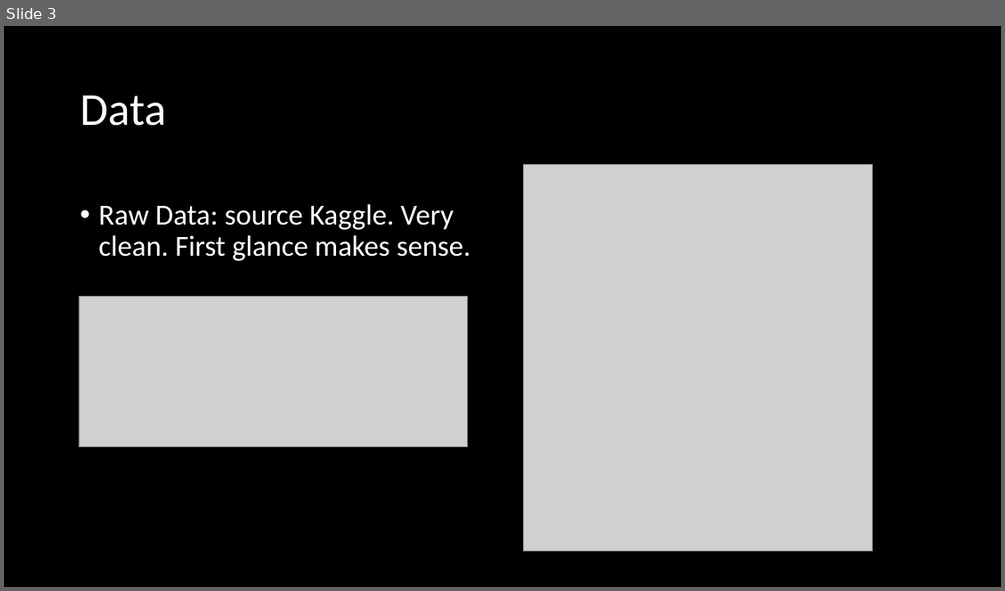
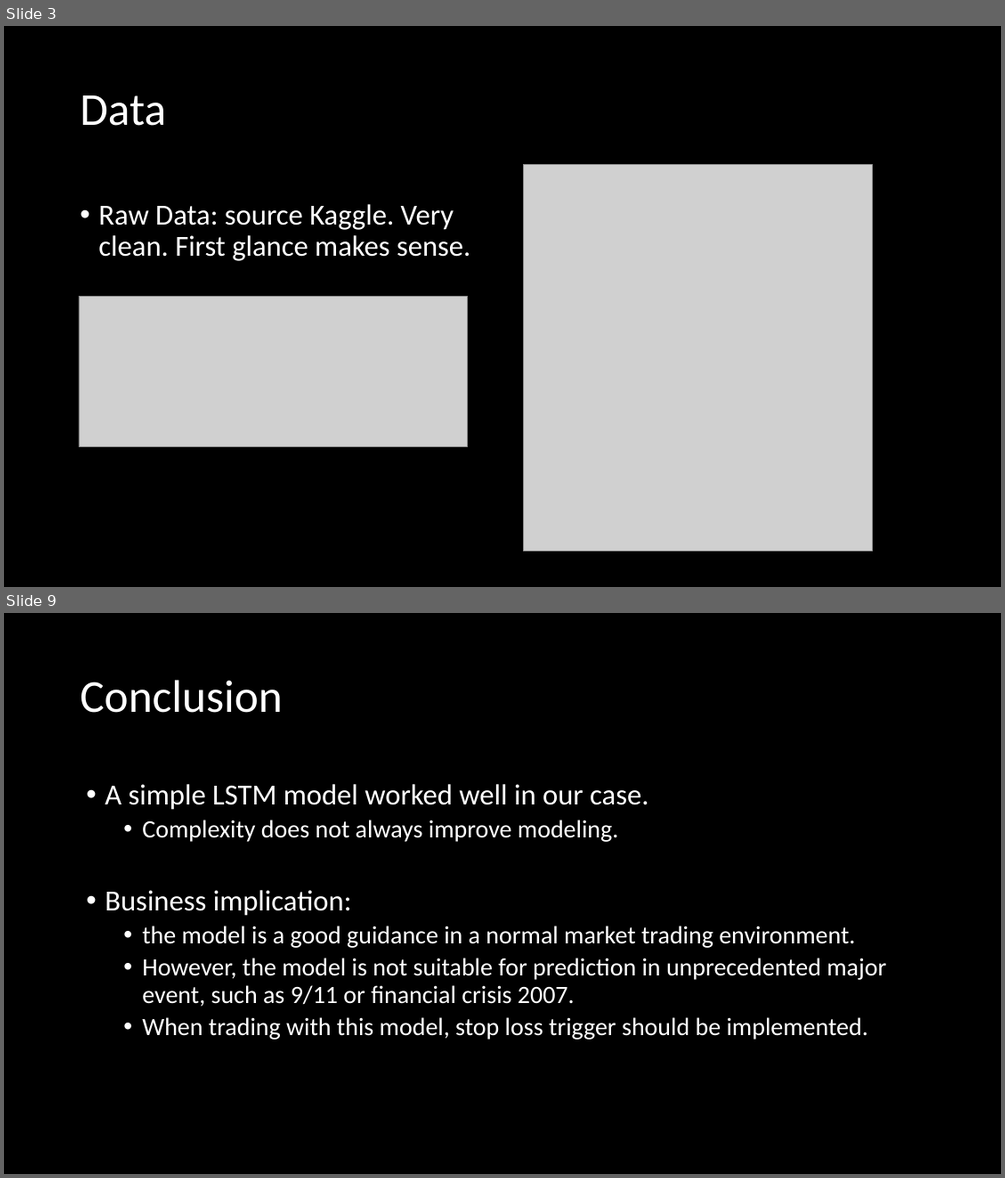
Before and after one commit to alexxlu/Project4, a slide deck: Stock Price prediction.pptx. Shown one above the other, each under a label of ours: slide 3 before the commit, slides 3 and 9 after it; the slides between them are not shown. The pictures are 1005x591 and 1005x1178 pixels, drawn with LibreOffice and Linux fonts; fonts in the diff are those of the drawing; grey boxes stand for pictures. Boxes give left, top, right and bottom in pixels: in the first picture for what was removed or moved away, otherwise in the second. Text is boxed around its words. In the diff, an @@ line names an element or a change of style, - is before the commit and + after.

```diff
--- a/Stock Price prediction.pptx
+++ b/Stock Price prediction.pptx
@@ slide 9 added at <box>4,613,1001,1174</box>, background #000000 @@
@@ title added at <box>80,680,283,713</box>, 44 pt, text #FFFFFF @@
+Conclusion
@@ text added at <box>105,784,886,1039</box>, 24 pt, text #FFFFFF @@
+• A simple LSTM model worked well in our case.
+  • Complexity does not always improve modeling.
+• Business implication:
+  • the model is a good guidance in a normal market trading environment.
+  • However, the model is not suitable for prediction in unprecedented major event, such as 9/11 or financial crisis 2007.
+  • When trading with this model, stop loss trigger should be implemented.
```
Also in this commit, not shown: 3 slides changed, 3 other slides added, 6 other files.
